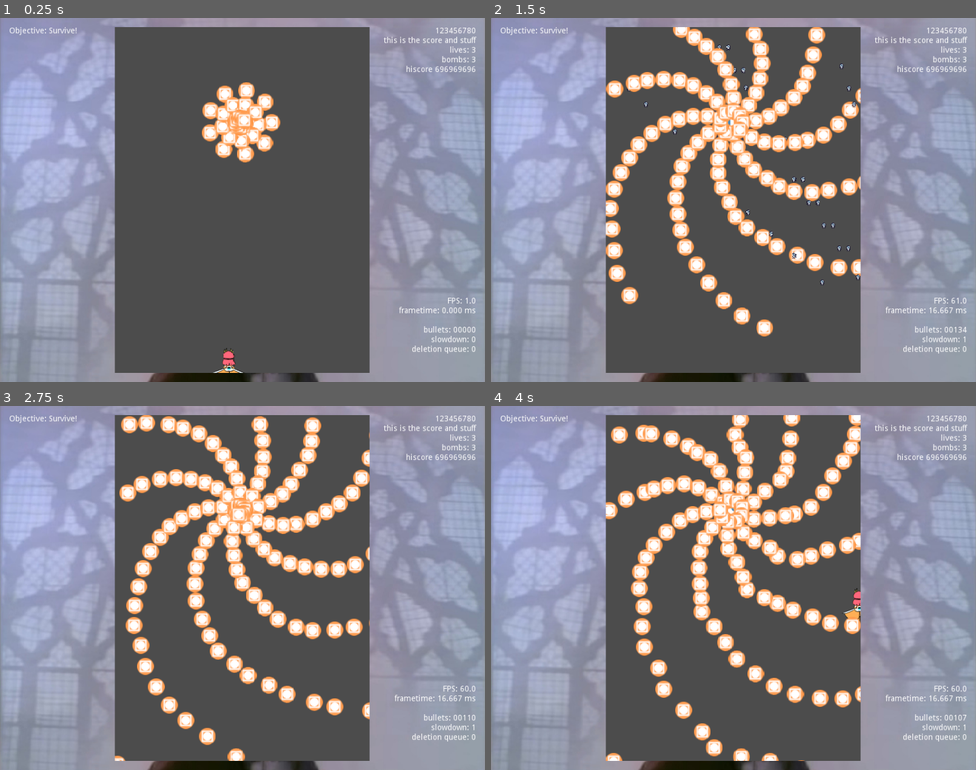
Above: before the commit, frames 1-4 (two rows, left to right).
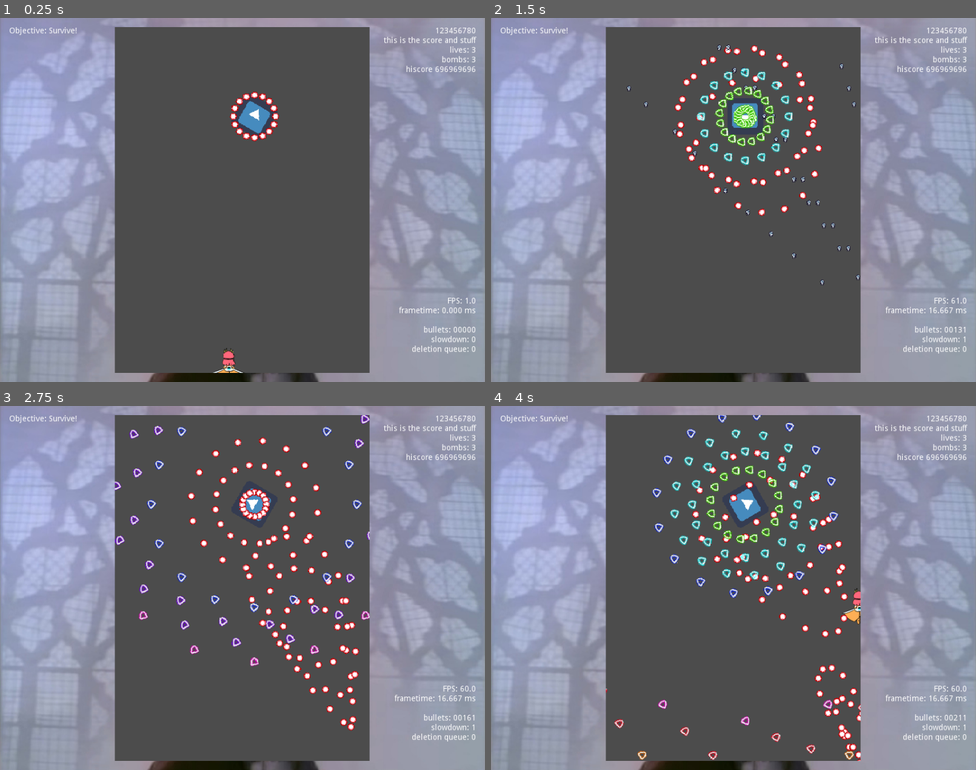
Above: after the commit, the same moments.

Repository: lapspider45/KumoCollab
Game: Godot game, scene res://game/Main.tscn
The game is run twice, just before and just after one commit, with the same random seed, the same clock (stepped at 60 frames per second) and the same inputs. The engine's default icon, where the game draws it, is replaced by a stand-in: a white triangle on a blue panel in a dark square.
Inputs:
- Up to frame 1 (0.25 s): no input
- Up to frame 2 (1.5 s): hold Right (right) 0.53-1.28 s; hold Z (shoot) 0.53-1.28 s; tap Shift (slow) at 0.8, 1.35 s; hold Down (down) from 1.28 s (still down)
- Up to frame 3 (2.75 s): tap Z (shoot) at 1.55 s; release Down (down) at 2.03 s; hold Right (right) from 2.03 s (still down); hold X (bomb) from 2.03 s (still down); tap Shift (slow) at 2.3 s
- Up to frame 4 (4 s): release Right (right) at 2.78 s; release X (bomb) at 2.78 s; hold Up (up) 2.78-3.53 s; tap Z (shoot) at 2.85 s; hold Left (left) from 3.53 s (still down); hold Shift (slow) from 3.53 s (still down)

The runs differ from the first frame. In frame 1, 2.3% of the frame differs, in the area x 41-58%, y 17-40%; in frame 2, 13%; in frame 3, 15%, in the area x 23-98%, y 2-98%; in frame 4, 15%.

Commit message:
new pattern: mesmerizing rings

Diff:
--- /dev/null
+++ b/experiments/BulletSpawnerRingHome.gd
@@ -0,0 +1,34 @@
+extends BulletSpawner
+
+var bullet_parameters := {}
+
+func push_bullet_param(_name:String, value):
+	bullet_parameters[_name] = value
+
+func pop_bullet_param(_name:String):
+	return bullet_parameters.erase(_name)
+
+func clear_bullet_param():
+	bullet_parameters.clear()
+
+func discoball():
+	get_tree().call_group(bullet_group_id, "cycle_color")
+
+func shoot():
+	shoot_ring(16)
+
+	rotate(TAU/12)
+
+
+func shoot_single():
+	var bullet = bullet_template.duplicate(DUPLICATE_GROUPS + DUPLICATE_SCRIPTS)
+	bullet.set_as_toplevel(true)
+	bullet.position = global_position
+	bullet.velocity = Vector2.RIGHT.rotated(global_rotation) * bullet_speed * speedscale
+	bullet.acceleration = bullet_acceleration
+
+	for param in bullet_parameters:
+		bullet.set(param, bullet_parameters[param])
+
+	DanmakuServer.add_bullet(bullet)
+	emit_signal("spawned", bullet)
--- /dev/null
+++ b/experiments/Danmakutest_rings.tscn
@@ -0,0 +1,340 @@
+[gd_scene load_steps=9 format=2]
+
+[ext_resource path="res://game/Danmaku.gd" type="Script" id=1]
+[ext_resource path="res://experiments/BulletSpawnerRingHome.gd" type="Script" id=2]
+[ext_resource path="res://game/Pattern.gd" type="Script" id=3]
+[ext_resource path="res://game/components/SimpleBulletServer.tscn" type="PackedScene" id=5]
+[ext_resource path="res://icon.png" type="Texture" id=6]
+
+[sub_resource type="Animation" id=2]
+length = 0.001
+tracks/0/type = "value"
+tracks/0/path = NodePath("BulletSpawner:bullet_type")
+tracks/0/interp = 1
+tracks/0/loop_wrap = true
+tracks/0/imported = false
+tracks/0/enabled = true
+tracks/0/keys = {
+"times": PoolRealArray( 0 ),
+"transitions": PoolRealArray( 1 ),
+"update": 0,
+"values": [ "ShootThenTarget" ]
+}
+
+[sub_resource type="Animation" id=1]
+resource_name = "shoot"
+length = 2.0
+loop = true
+tracks/0/type = "method"
+tracks/0/path = NodePath("BulletSpawner")
+tracks/0/interp = 1
+tracks/0/loop_wrap = true
+tracks/0/imported = false
+tracks/0/enabled = true
+tracks/0/keys = {
+"times": PoolRealArray( 0, 0.3, 0.6, 1, 1.2, 1.4, 1.6 ),
+"transitions": PoolRealArray( 1, 1, 1, 1, 1, 1, 1 ),
+"values": [ {
+"args": [  ],
+"method": "shoot"
+}, {
+"args": [  ],
+"method": "shoot"
+}, {
+"args": [  ],
+"method": "shoot"
+}, {
+"args": [  ],
+"method": "shoot"
+}, {
+"args": [  ],
+"method": "shoot"
+}, {
+"args": [  ],
+"method": "shoot"
+}, {
+"args": [  ],
+"method": "shoot"
+} ]
+}
+tracks/1/type = "value"
+tracks/1/path = NodePath("BulletSpawner:bullet_type")
+tracks/1/interp = 1
+tracks/1/loop_wrap = true
+tracks/1/imported = false
+tracks/1/enabled = true
+tracks/1/keys = {
+"times": PoolRealArray( 0, 0.9 ),
+"transitions": PoolRealArray( 1, 1 ),
+"update": 1,
+"values": [ "ShootThenTarget", "ShootThenReverse" ]
+}
+
+[sub_resource type="Animation" id=3]
+resource_name = "shoot2"
+length = 16.0
+loop = true
+tracks/0/type = "method"
+tracks/0/path = NodePath("BulletSpawner")
+tracks/0/interp = 1
+tracks/0/loop_wrap = true
+tracks/0/imported = false
+tracks/0/enabled = true
+tracks/0/keys = {
+"times": PoolRealArray( 0, 0.3, 0.6, 1, 1.2, 1.4, 1.6, 2, 2.3, 2.6, 3, 3.2, 3.4, 3.6, 4, 4.3, 4.6, 5, 5.2, 5.4, 5.6, 5.8, 6, 6.2, 6.4, 6.6, 6.8, 7, 7.2, 7.4, 7.6, 7.8, 8, 8.2, 8.4, 9, 10.5, 12, 13.5, 15 ),
+"transitions": PoolRealArray( 1, 1, 1, 1, 1, 1, 1, 1, 1, 1, 1, 1, 1, 1, 1, 1, 1, 1, 1, 1, 1, 1, 1, 1, 1, 1, 1, 1, 1, 1, 1, 1, 1, 1, 1, 1, 1, 1, 1, 1 ),
+"values": [ {
+"args": [  ],
+"method": "shoot"
+}, {
+"args": [  ],
+"method": "shoot"
+}, {
+"args": [  ],
+"method": "shoot"
+}, {
+"args": [  ],
+"method": "shoot"
+}, {
+"args": [  ],
+"method": "shoot"
+}, {
+"args": [  ],
+"method": "shoot"
+}, {
+"args": [  ],
+"method": "shoot"
+}, {
+"args": [  ],
+"method": "shoot"
+}, {
+"args": [  ],
+"method": "shoot"
+}, {
+"args": [  ],
+"method": "shoot"
+}, {
+"args": [  ],
+"method": "shoot"
+}, {
+"args": [  ],
+"method": "shoot"
+}, {
+"args": [  ],
+"method": "shoot"
+}, {
+"args": [  ],
+"method": "shoot"
+}, {
+"args": [  ],
+"method": "shoot"
+}, {
+"args": [  ],
+"method": "shoot"
+}, {
+"args": [  ],
+"method": "shoot"
+}, {
+"args": [  ],
+"method": "shoot"
+}, {
+"args": [  ],
+"method": "shoot"
+}, {
+"args": [  ],
+"method": "shoot"
+}, {
+"args": [  ],
+"method": "shoot"
+}, {
+"args": [  ],
+"method": "shoot"
+}, {
+"args": [  ],
+"method": "shoot"
+}, {
+"args": [  ],
+"method": "shoot"
+}, {
+"args": [  ],
+"method": "shoot"
+}, {
+"args": [  ],
+"method": "shoot"
+}, {
+"args": [  ],
+"method": "shoot"
+}, {
+"args": [  ],
+"method": "shoot"
+}, {
+"args": [  ],
+"method": "shoot"
+}, {
+"args": [  ],
+"method": "shoot"
+}, {
+"args": [  ],
+"method": "shoot"
+}, {
+"args": [  ],
+"method": "shoot"
+}, {
+"args": [  ],
+"method": "shoot"
+}, {
+"args": [  ],
+"method": "shoot"
+}, {
+"args": [  ],
+"method": "shoot"
+}, {
+"args": [  ],
+"method": "shoot"
+}, {
+"args": [  ],
+"method": "shoot"
+}, {
+"args": [  ],
+"method": "shoot"
+}, {
+"args": [  ],
+"method": "shoot"
+}, {
+"args": [  ],
+"method": "shoot"
+} ]
+}
+tracks/1/type = "value"
+tracks/1/path = NodePath("BulletSpawner:bullet_type")
+tracks/1/interp = 1
+tracks/1/loop_wrap = true
+tracks/1/imported = false
+tracks/1/enabled = true
+tracks/1/keys = {
+"times": PoolRealArray( 0, 0.9, 2, 2.9, 4, 4.9, 6.9, 9, 10.5, 12, 13.5, 15 ),
+"transitions": PoolRealArray( 1, 1, 1, 1, 1, 1, 1, 1, 1, 1, 1, 1 ),
+"update": 1,
+"values": [ "ShootThenTarget", "ShootThenReverse", "ShootThenTarget", "ShootThenReverse", "ShootThenTarget", "ShootThenReverse", "ShootThenReverse", "ShootThenTarget", "ShootThenTarget", "ShootThenTarget", "ShootThenTarget", "ShootThenTarget" ]
+}
+tracks/2/type = "method"
+tracks/2/path = NodePath("BulletSpawner")
+tracks/2/interp = 1
+tracks/2/loop_wrap = true
+tracks/2/imported = false
+tracks/2/enabled = true
+tracks/2/keys = {
+"times": PoolRealArray( 0, 0.5, 1, 1.5, 2, 2.5, 3, 3.5, 4, 4.5, 5, 5.5, 6, 6.5, 7, 7.5, 8, 8.5, 9, 9.5, 10.5, 11, 12, 12.5, 13.5, 14, 15, 15.5 ),
+"transitions": PoolRealArray( 1, 1, 1, 1, 1, 1, 1, 1, 1, 1, 1, 1, 1, 1, 1, 1, 1, 1, 1, 1, 1, 1, 1, 1, 1, 1, 1, 1 ),
+"values": [ {
+"args": [  ],
+"method": "discoball"
+}, {
+"args": [  ],
+"method": "discoball"
+}, {
+"args": [  ],
+"method": "discoball"
+}, {
+"args": [  ],
+"method": "discoball"
+}, {
+"args": [  ],
+"method": "discoball"
+}, {
+"args": [  ],
+"method": "discoball"
+}, {
+"args": [  ],
+"method": "discoball"
+}, {
+"args": [  ],
+"method": "discoball"
+}, {
+"args": [  ],
+"method": "discoball"
+}, {
+"args": [  ],
+"method": "discoball"
+}, {
+"args": [  ],
+"method": "discoball"
+}, {
+"args": [  ],
+"method": "discoball"
+}, {
+"args": [  ],
+"method": "discoball"
+}, {
+"args": [  ],
+"method": "discoball"
+}, {
+"args": [  ],
+"method": "discoball"
+}, {
+"args": [  ],
+"method": "discoball"
+}, {
+"args": [  ],
+"method": "discoball"
+}, {
+"args": [  ],
+"method": "discoball"
+}, {
+"args": [  ],
+"method": "discoball"
+}, {
+"args": [  ],
+"method": "discoball"
+}, {
+"args": [  ],
+"method": "discoball"
+}, {
+"args": [  ],
+"method": "discoball"
+}, {
+"args": [  ],
+"method": "discoball"
+}, {
+"args": [  ],
+"method": "discoball"
+}, {
+"args": [  ],
+"method": "discoball"
+}, {
+"args": [  ],
+"method": "discoball"
+}, {
+"args": [  ],
+"method": "discoball"
+}, {
+"args": [  ],
+"method": "discoball"
+} ]
+}
+
+[node name="Danmaku" type="Node2D"]
+script = ExtResource( 1 )
+
+[node name="SimpleBulletServer" parent="." instance=ExtResource( 5 )]
+process_batch_size = 900
+
+[node name="Pattern" type="Node2D" parent="."]
+script = ExtResource( 3 )
+
+[node name="BulletSpawner" type="Position2D" parent="Pattern"]
+position = Vector2( 245, 157 )
+script = ExtResource( 2 )
+bullet_speed = 160.0
+bullet_acceleration = Vector2( 0, 0 )
+bullet_type = "ShootThenTarget"
+
+[node name="Icon" type="Sprite" parent="Pattern/BulletSpawner"]
+texture = ExtResource( 6 )
+
+[node name="shoot" type="AnimationPlayer" parent="Pattern/BulletSpawner"]
+root_node = NodePath("../..")
+autoplay = "shoot2"
+anims/RESET = SubResource( 2 )
+anims/shoot = SubResource( 1 )
+anims/shoot2 = SubResource( 3 )
--- a/experiments/Danmakutest_sinefield.tscn
+++ b/experiments/Danmakutest_sinefield.tscn
@@ -193,14 +193,12 @@
 texture = ExtResource( 5 )
 
 [node name="shoot" type="AnimationPlayer" parent="Pattern/BulletSpawner"]
-autoplay = "shoot"
 anims/RESET = SubResource( 4 )
 anims/shoot = SubResource( 1 )
 anims/shoot2 = SubResource( 5 )
 script = ExtResource( 6 )
 
 [node name="AnimationPlayer" type="AnimationPlayer" parent="Pattern"]
-autoplay = "vary_strength"
 anims/RESET = SubResource( 3 )
 anims/vary_strength = SubResource( 2 )
 script = ExtResource( 6 )
--- a/game/Main.tscn
+++ b/game/Main.tscn
@@ -1,6 +1,6 @@
 [gd_scene load_steps=7 format=2]
 
-[ext_resource path="res://experiments/Danmakutest_sinefield.tscn" type="PackedScene" id=1]
+[ext_resource path="res://experiments/Danmakutest_rings.tscn" type="PackedScene" id=1]
 [ext_resource path="res://utils/BasedViewport.gd" type="Script" id=2]
 [ext_resource path="res://art/placeholder/rick.jpg" type="Texture" id=3]
 [ext_resource path="res://game/Main.gd" type="Script" id=4]
@@ -78,9 +78,9 @@
 script = ExtResource( 2 )
 actual_size = Vector2( 480, 640 )
 
-[node name="Danmaku" parent="AspectRatioContainer/MarginContainer/ViewportContainer/GameViewport" instance=ExtResource( 1 )]
+[node name="Danmaku2" parent="AspectRatioContainer/MarginContainer/ViewportContainer/GameViewport" instance=ExtResource( 1 )]
 
-[node name="Player" parent="AspectRatioContainer/MarginContainer/ViewportContainer/GameViewport/Danmaku" instance=ExtResource( 6 )]
+[node name="Player" parent="AspectRatioContainer/MarginContainer/ViewportContainer/GameViewport/Danmaku2" instance=ExtResource( 6 )]
 position = Vector2( 200, 600 )
 
 [node name="MarginContainer" type="MarginContainer" parent="."]
--- a/game/Pattern.gd
+++ b/game/Pattern.gd
@@ -8,7 +8,7 @@
 func start():
 	pass
 
-func finish():
+func stop():
 	pass
 
 
--- a/game/bullets/AreaBullet.gd
+++ b/game/bullets/AreaBullet.gd
@@ -4,6 +4,7 @@
 export var velocity:Vector2
 export var lifetime := 10.0
 export var acceleration:Vector2
+export var delete_outside_screen := true
 
 #const SHAPE = preload("res://default_bullet_shape.tres")
 const PLAYER_LAYER = 1
--- /dev/null
+++ b/game/bullets/ShootThenReverse.gd
@@ -0,0 +1,35 @@
+extends SimpleBullet
+
+enum Colors {
+	GREEN, CYAN, BLUE, PURPLE, PINK, RED, ORANGE, YELLOW
+}
+
+export(Colors) var color = 0 setget set_color
+
+export var rot_velocity = 2.5
+
+func set_color(c:int):
+	color = c % hframes
+	frame = color
+
+func cycle_color():
+	self.color += 1
+
+
+export var wait_duration := 0.7
+
+func _ready():
+	var return_time = wait_duration + 0.05
+
+	yield(timer(wait_duration), "completed")
+
+	velocity *= 0.1
+	acceleration *= 0
+
+	yield(timer(0.5), "completed")
+
+	velocity *= -10.0
+
+	yield(timer(return_time), "completed")
+
+	lifetime = 0.0 # kill it once it returns
--- /dev/null
+++ b/game/bullets/ShootThenReverse.tscn
@@ -0,0 +1,14 @@
+[gd_scene load_steps=4 format=2]
+
+[ext_resource path="res://game/bullets/SimpleBullet.tscn" type="PackedScene" id=1]
+[ext_resource path="res://game/bullets/ShootThenReverse.gd" type="Script" id=2]
+[ext_resource path="res://experiments/bullet_triangle_a.png" type="Texture" id=3]
+
+[node name="ShootThenReverse" instance=ExtResource( 1 )]
+texture = ExtResource( 3 )
+hframes = 8
+frame = 1
+script = ExtResource( 2 )
+lifetime = 14.0
+delete_outside_screen = false
+wait_duration = 6.0
--- /dev/null
+++ b/game/bullets/ShootThenTarget.gd
@@ -0,0 +1,13 @@
+extends SimpleBullet
+
+export var wait_duration := 0.3
+
+func _ready():
+	yield(timer(wait_duration), "completed")
+
+	velocity *= 0.1
+	acceleration *= 0
+
+	yield(timer(0.5), "completed")
+
+	velocity = position.direction_to(Blackboard.player_pos) * 200
--- /dev/null
+++ b/game/bullets/ShootThenTarget.tscn
@@ -0,0 +1,9 @@
+[gd_scene load_steps=3 format=2]
+
+[ext_resource path="res://game/bullets/SimpleBullet.tscn" type="PackedScene" id=1]
+[ext_resource path="res://game/bullets/ShootThenTarget.gd" type="Script" id=2]
+
+[node name="ShootThenTarget" instance=ExtResource( 1 )]
+script = ExtResource( 2 )
+radius = 3.0
+wait_duration = 0.7
--- a/game/bullets/SimpleBullet.gd
+++ b/game/bullets/SimpleBullet.gd
@@ -8,6 +8,7 @@
 export var velocity:Vector2
 export var lifetime := 10.0
 export var acceleration:Vector2
+export var delete_outside_screen := true
 
 
 #func _draw():
@@ -20,9 +21,19 @@
 	lifetime -= delta
 	emit_signal("tick")
 
+	rotate(delta)
 
-func Timer(time:float):
+	if lifetime < 0:
+		queue_free()
+
+
+func timer(time:float):
 	var end_time = lifetime - time
-	assert(end_time > 0.0, "Timer must complete before bullet times out")
+	assert(end_time >= 0.0, "Timer must complete before bullet times out")
 	while lifetime > end_time:
 		yield(self, "tick")
+
+func waitfor(end_time:float):
+	assert(end_time >= 0.0, "Timer must complete before bullet times out")
+	while lifetime > end_time:
+		yield(self, "tick")
--- a/game/bullets/SimpleBullet.tscn
+++ b/game/bullets/SimpleBullet.tscn
@@ -6,4 +6,3 @@
 [node name="Bullet" type="Sprite"]
 texture = ExtResource( 2 )
 script = ExtResource( 1 )
-collision_radius = 4.0
--- a/game/components/SimpleBulletServer.gd
+++ b/game/components/SimpleBulletServer.gd
@@ -87,7 +87,8 @@
 
 		# delete bullets outside the screen
 		if not bullet_limits.has_point(b.position):
-			deletion_queue.append(b)
+			if b.delete_outside_screen:
+				deletion_queue.append(b)
 			continue
 
 		# check collision (first pass, simple and performant)
